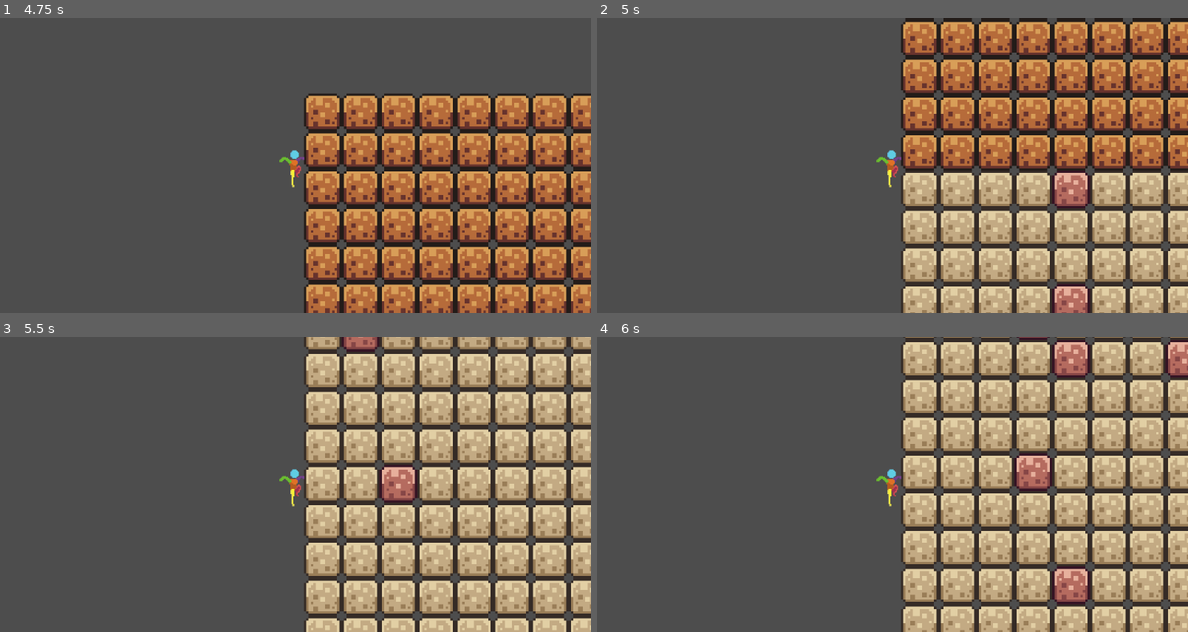
Above: before the commit, frames 1-4 (two rows, left to right).
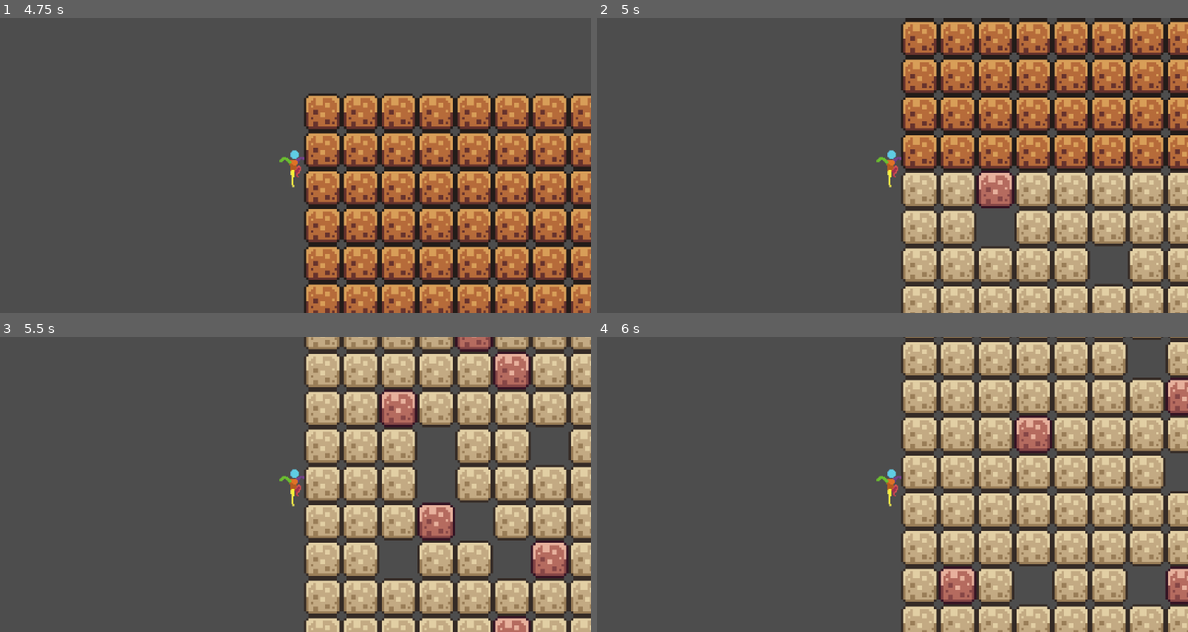
Above: after the commit, the same moments.

Repository: DseaKu/sky-miner
Game: Godot game, scene res://levels/world.tscn
Same seed, same stepped clock (60 frames per second), same inputs: the game is played once before the commit and once after it.
Inputs (mouse positions are in pixels of both pictures, inside the frame that each line leads up to):
- Up to frame 1 (4.75 s): move the mouse to (265, 224) at 0.52 s; press the mouse at (265, 224) at 0.53 s; hold Right (right) 0.53-2.03 s; tap Space (jump) at 0.77, 1.52, 3.02, 3.77, 4.52 s; move the mouse to (472, 209) at 1.27 s; release the mouse at (472, 209) at 1.28 s; click (472, 209) at 1.35 s; move the mouse to (118, 121) at 2.02 s; press the mouse at (118, 121) at 2.03 s; hold A (left) 2.03-4.28 s; move the mouse to (325, 165) at 2.77 s; release the mouse at (325, 165) at 2.78 s; click (325, 165) at 2.85 s; move the mouse to (206, 91) at 3.52 s; press the mouse at (206, 91) at 3.53 s; move the mouse to (425, 150) at 4.27 s; release the mouse at (425, 150) at 4.28 s; hold Right (right) from 4.28 s (still down); click (425, 150) at 4.35 s
- Up to frame 2 (5 s): keep holding Right (right)
- Up to frame 3 (5.5 s): keep holding Right (right); move the mouse to (177, 499) at 5.02 s; press the mouse at (177, 499) at 5.03 s
- Up to frame 4 (6 s): keep holding Right (right); move the mouse to (951, 419) at 5.77 s; release the mouse at (951, 419) at 5.78 s; click (951, 419) at 5.85 s

Frame 1 is identical in both runs. In frame 2, 3.3% of the frame differs, in the area x 64-90%, y 52-100%; in frame 3, 8.5%, in the area x 58-97%, y 0-100%; in frame 4, 7.0%.

Commit message:
add noise func

Diff:
--- a/entities/terrain/terrain.gd
+++ b/entities/terrain/terrain.gd
@@ -12,6 +12,7 @@
 const DIRT_ATLAS_COORD = Vector2i(0, 0)
 const STONE_ATLAS_COORD = Vector2i(1, 0)
 const ORE_ATLAS_COORD = Vector2i(2, 0)
+const VOID_ATLAS_COORD = Vector2i(3, 3)
 
 func _ready() -> void:
 	add_to_group("terrain")
@@ -32,6 +33,9 @@
 				# Random chance for ore inside the stone layer
 				if randf() < 0.05: # 5% chance
 					block_type = ORE_ATLAS_COORD
+
+				if randf() < 0.05: # 5% chance
+					block_type = VOID_ATLAS_COORD
 
 			# Place the tile: set_cell(coords, source_id, atlas_coords)
 			tile_map.set_cell(grid_position, TILE_SOURCE_ID, block_type)
--- a/entities/terrain/terrain.tscn
+++ b/entities/terrain/terrain.tscn
@@ -14,6 +14,7 @@
 2:0/0/physics_layer_0/polygon_0/points = PackedVector2Array(16, -16, 16, 16, -16, 16, -16, -16, 16, -16)
 3:0/0 = 0
 3:0/0/physics_layer_0/polygon_0/points = PackedVector2Array(16, -16, 16, 16, -16, 16, -16, -16, 16, -16)
+3:3/0 = 0
 
 [sub_resource type="TileSet" id="TileSet_2ny8j"]
 tile_size = Vector2i(32, 32)
